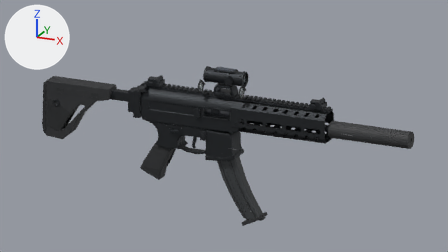
Renders of the Blender file assets/weapons/sig-mpx/mpx.blend from each side of a commit.
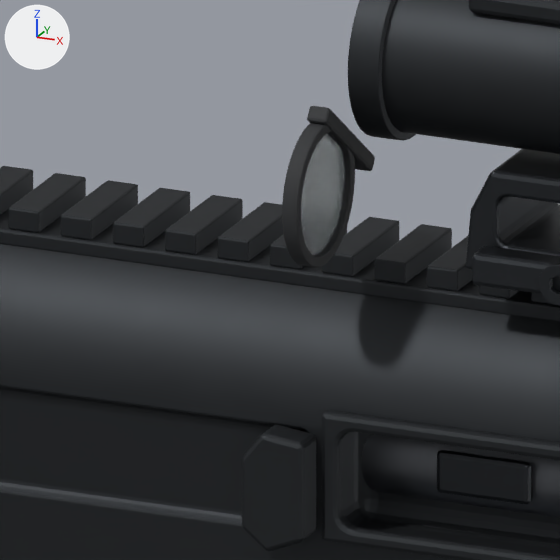
The first picture shows the older version from the file's camera 'beauty'. The close-ups show the older and then the newer version on the part from 39% to 49% of the width and 28% to 47% of the height of that picture. Only the edits that show in the close-ups are written down. The lights are fixed; the arrows at upper left show +X, +Y and +Z.

The first close-up shows 'Carrier relief', 'Ejection port frame', 'Lens cap hinge arm', 'MPX continuous rounded upper', 'Objective and ocular rim', 'Open clear lens cap', 'Open lens cap rim', 'Optic cross bolt clamp', 'Picatinny spine', 'ROMEO4T 1.41in skeletal mount', 'ROMEO4T main housing', 'Shell deflector', 'Visible carrier exterior' and 14 more.
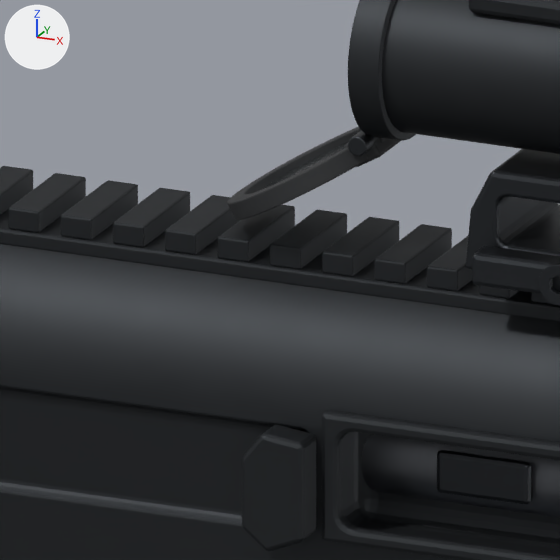
ob_lens_cap_rear is not drawn itself; it is the parent of ob_open_lens_cap_rim, ob_open_clear_lens_cap, ob_lens_cap_hinge_arm.

Location of each change, (x1, y1, x2, y2) in pixels of the close-ups (560 x 560 px):
'Open rear lens cap rim', added: after (227, 126, 368, 220)
'Open lens cap rim', deleted: before (282, 123, 355, 267)
'Open clear lens cap', deleted: before (301, 133, 345, 255)
'Lens cap hinge arm', deleted: before (307, 106, 375, 171)
'Fixed rear lens hinge pin', added: after (348, 130, 379, 156)
'Open rear clear lens cap', added: after (258, 142, 348, 191)
'rear lens cap hinge bridge', added: after (344, 138, 401, 167)
'rear lens cap hinge barrel', now drawn (mostly hidden): after (357, 128, 387, 143)

Patch to the scene script:
```diff
--- a/assets/weapons/sig-mpx/mpx.blend.py
+++ b/assets/weapons/sig-mpx/mpx.blend.py
@@ ob_lens_cap_rear @@
 ob_lens_cap_rear.parent = ob_receiver
-ob_lens_cap_rear.location = (0.0, 0.0, 0.0)
+ob_lens_cap_rear.location = (0.0307, 0.0, 0.0644)
+ob_lens_cap_rear.rotation_euler = (0.0, -2.094, 0.0)  # degrees (0, -120, 0)
@@ ob_open_lens_cap_rim @@
-ob_open_lens_cap_rim = bpy.data.objects.new('Open lens cap rim', me_cylinder_112)
@@ ob_open_clear_lens_cap @@
-ob_open_clear_lens_cap = bpy.data.objects.new('Open clear lens cap', me_cylinder_114)
@@ ob_lens_cap_hinge_arm @@
-ob_lens_cap_hinge_arm = bpy.data.objects.new('Lens cap hinge arm', me_cube_105)
@@ ob_rear_lens_cap_hinge_bridge @@
+ob_rear_lens_cap_hinge_bridge = bpy.data.objects.new('rear lens cap hinge bridge', me_cube_105_1)  # a box spanning x -0.00225..0.00225, y -0.0075..0.0075, z -0.003..0.003; modifiers BEVEL, WEIGHTED_NORMAL
+ob_rear_lens_cap_hinge_bridge.parent = ob_lens_cap_rear
+ob_rear_lens_cap_hinge_bridge.location = (0.0293, 0.0, 0.0658)
@@ ob_open_rear_clear_lens_cap @@
+ob_open_rear_clear_lens_cap = bpy.data.objects.new('Open rear clear lens cap', me_cylinder_167)  # 80 vertices, 42 faces; spans x -0.0004..0.0004, y -0.013..0.013, z -0.013..0.013
+ob_open_rear_clear_lens_cap.parent = ob_lens_cap_rear
+ob_open_rear_clear_lens_cap.location = (0.0293, 0.0, 0.0798)
@@ ob_open_rear_lens_cap_rim @@
+ob_open_rear_lens_cap_rim = bpy.data.objects.new('Open rear lens cap rim', me_cylinder_165)  # 192 vertices, 100 faces; spans x -0.0018..0.0018, y -0.0165..0.0165, z -0.0165..0.0165; modifiers BEVEL, WEIGHTED_NORMAL
+ob_open_rear_lens_cap_rim.parent = ob_lens_cap_rear
+ob_open_rear_lens_cap_rim.location = (0.0293, 0.0, 0.0798)
@@ ob_fixed_rear_lens_hinge_pin @@
+ob_fixed_rear_lens_hinge_pin = bpy.data.objects.new('Fixed rear lens hinge pin', me_cylinder_164)  # 64 vertices, 34 faces; spans x -0.0018..0.0018, y -0.0105..0.0105, z -0.0018..0.0018; modifiers BEVEL, WEIGHTED_NORMAL
+ob_fixed_rear_lens_hinge_pin.parent = ob_receiver
+ob_fixed_rear_lens_hinge_pin.location = (0.0307, 0.0, 0.0644)
```
